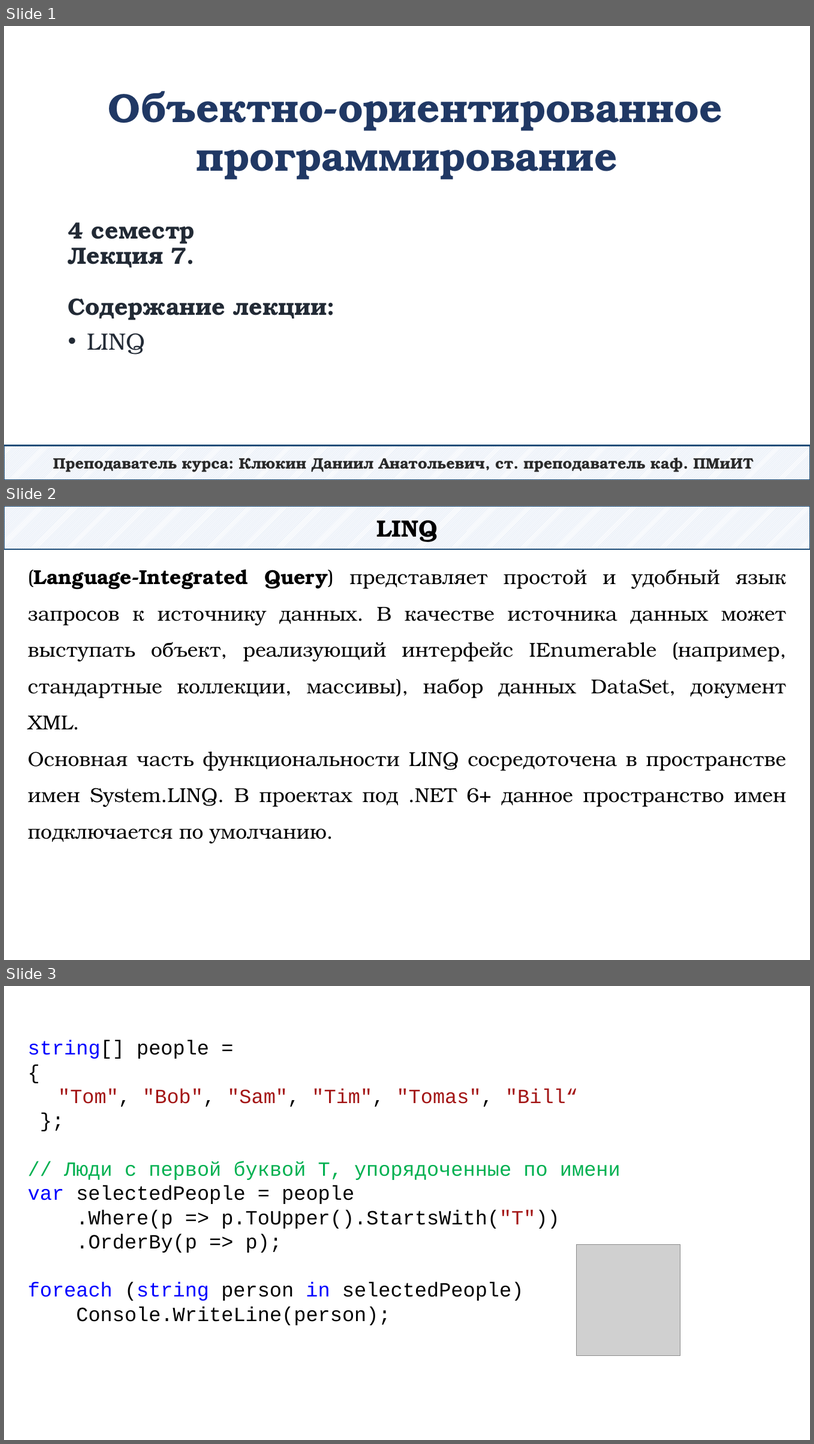
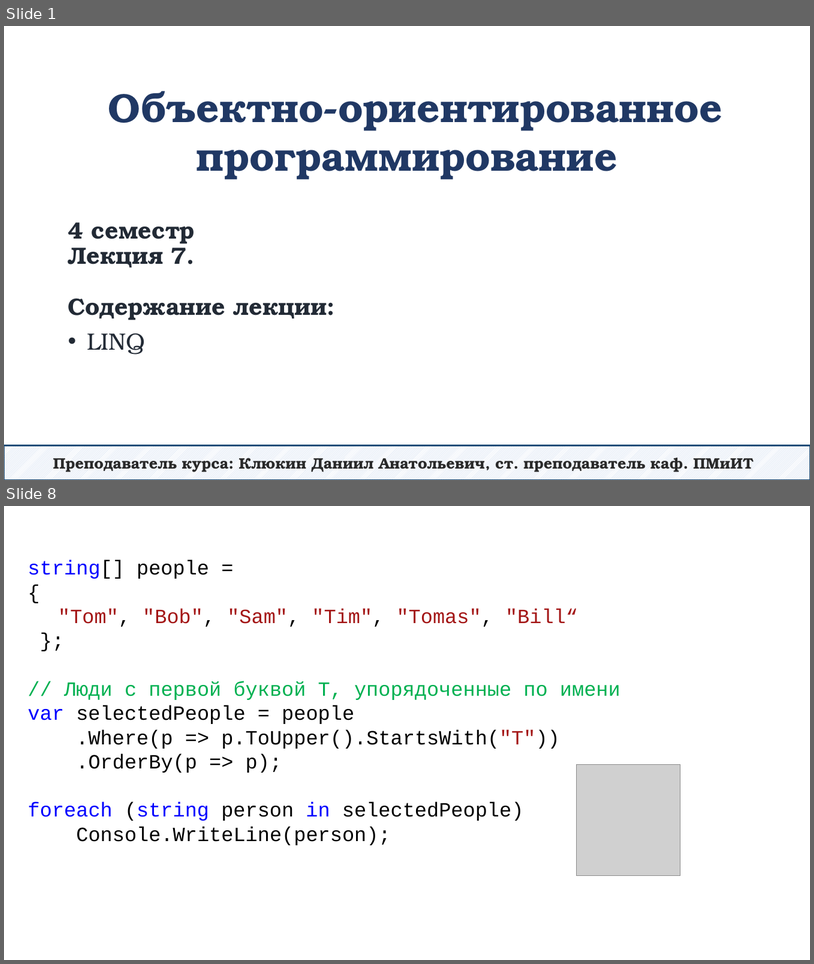
Before and after one commit to DaniilKlyukin/OOP-4, a slide deck: Лекции/ООП 1 лек 7.pptx. Shown one above the other, each under a label of ours: slides 1, 2 and 3 before the commit, slides 1 and 8 after it; the slides between them are not shown. The pictures are 814x1444 and 814x964 pixels, drawn with LibreOffice and Linux fonts; fonts in the diff are those of the drawing; grey boxes stand for pictures. Boxes give left, top, right and bottom in pixels: in the first picture for what was removed or moved away, otherwise in the second. Text is boxed around its words. In the diff, an @@ line names an element or a change of style, - is before the commit and + after.

```diff
--- a/Лекции/ООП 1 лек 7.pptx
+++ b/Лекции/ООП 1 лек 7.pptx
@@ slide 2 removed at bbox=[4, 506, 810, 960], background #FFFFFF @@
@@ rectangle removed at bbox=[4, 506, 810, 550] @@
-LINQ
@@ text removed at bbox=[28, 569, 787, 843] @@
-(Language-Integrated Query) представляет простой и удобный язык запросов к источнику данных. В качестве источника данных может выступать объект, реализующий интерфейс IEnumerable (например, стандартные коллекции, массивы), набор данных DataSet, документ XML.
-Основная часть функциональности LINQ сосредоточена в пространстве имен System.LINQ. В проектах под .NET 6+ данное пространство имен подключается по умолчанию.
@@ what was slide 3 is now slide 8 @@
```
Also in this commit, not shown: 4 slides changed, 13 slides added, 1 other slide removed.
